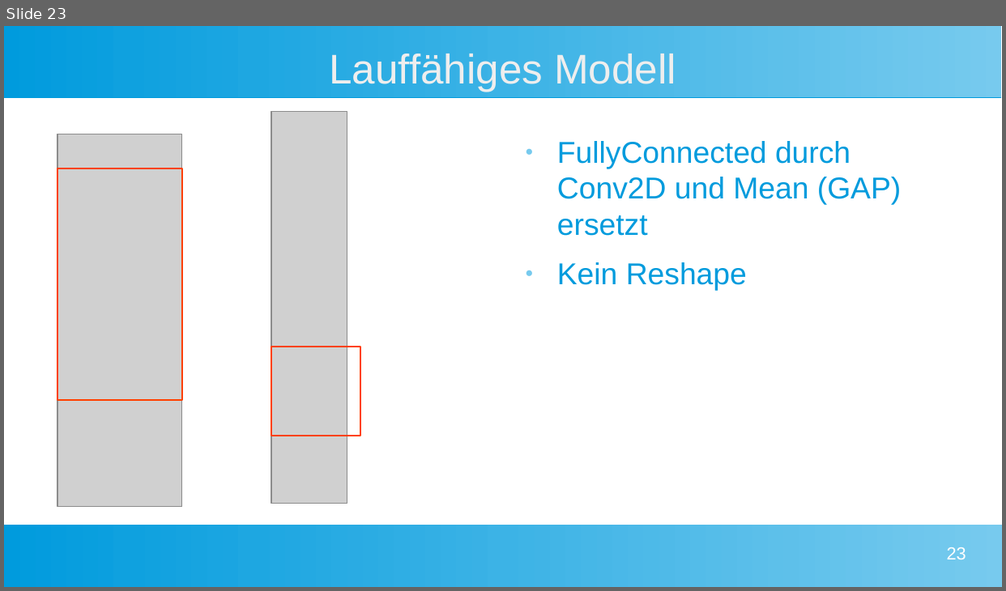
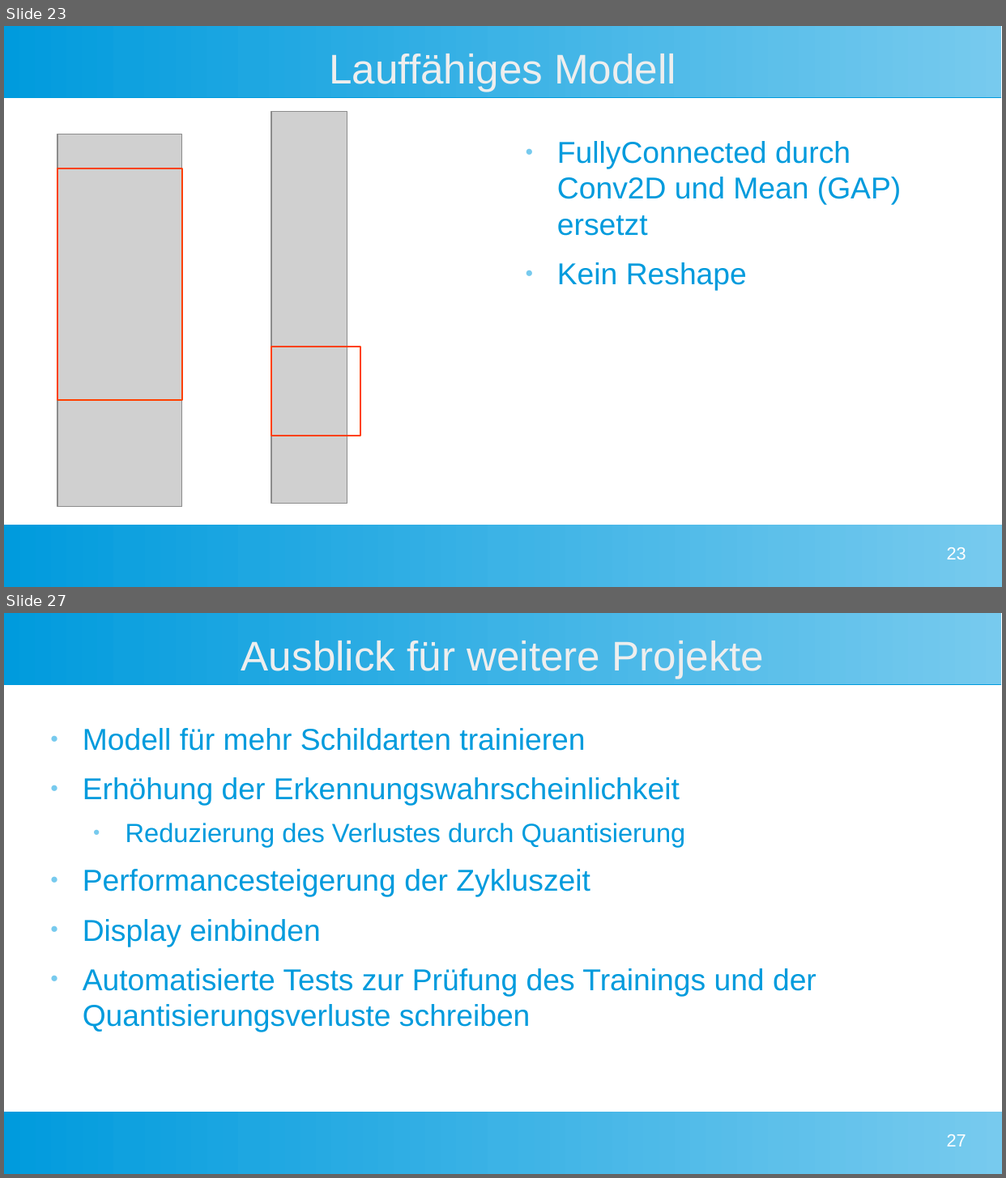
Before and after one commit to Commander-Philip/the-machine-learning-brick, a slide deck: docs/Präsentation.odp. Shown one above the other, each under a label of ours: slide 23 before the commit, slides 23 and 27 after it; the slides between them are not shown. The pictures are 1006x591 and 1006x1178 pixels, drawn with LibreOffice and Linux fonts; fonts in the diff are those of the drawing; grey boxes stand for pictures. Boxes give left, top, right and bottom in pixels: in the first picture for what was removed or moved away, otherwise in the second. Text is boxed around its words. In the diff, an @@ line names an element or a change of style, - is before the commit and + after.

```diff
--- a/docs/Präsentation.odp
+++ b/docs/Präsentation.odp
@@ slide 27 added at (4, 613, 1002, 1174), background #FFFFFF; not listed: 2 template elements that a slide beside it also shows @@
@@ title added at (241, 641, 765, 679), 33 pt, text #EEEEEE @@
+Ausblick für weitere Projekte
@@ text added at (83, 728, 816, 1033), 24 pt, text #009BDD @@
+● Modell für mehr Schildarten trainieren
+● Erhöhung der Erkennungswahrscheinlichkeit
+  ● Reduzierung des Verlustes durch Quantisierung
+● Performancesteigerung der Zykluszeit
+● Display einbinden
+● Automatisierte Tests zur Prüfung des Trainings und der Quantisierungsverluste schreiben
@@ page number added at (947, 1135, 966, 1147), 14 pt, text #FFFFFF @@
+27
```
Also in this commit, not shown: 4 slides changed, 4 other slides added, 2 slides removed, 8 other files.
